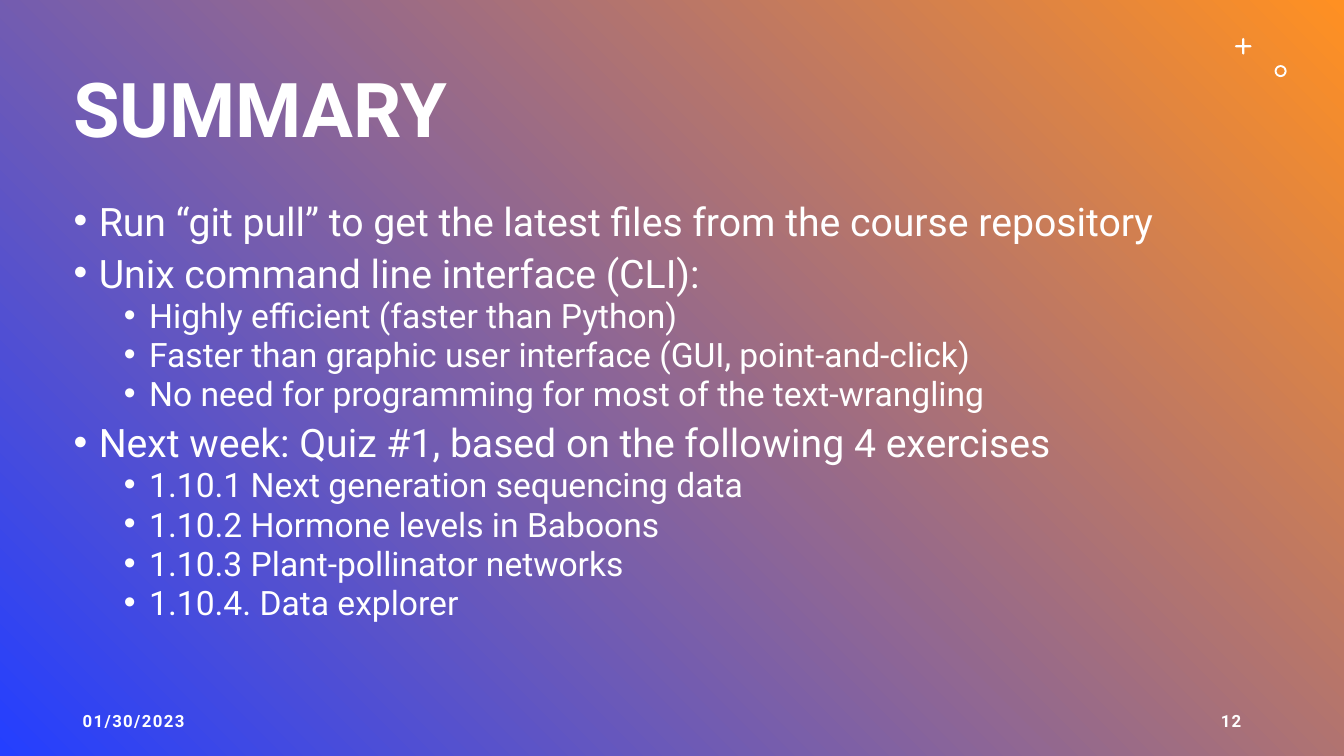
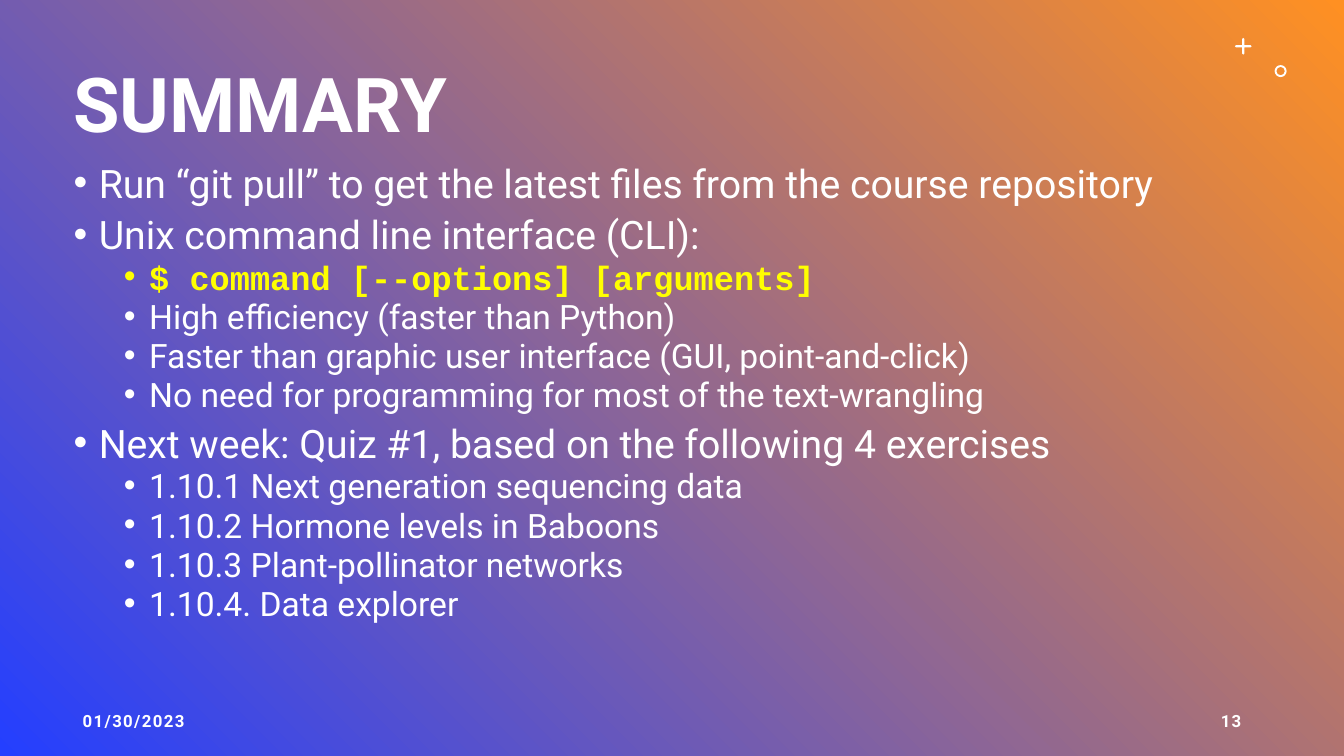
Before and after one commit to weigangq/CSB, a slide deck: slide 13 of weigang/part-1-intro-unix.pptx (slide 12 before the commit). Drawn at 1344x756 pixels with LibreOffice and Linux fonts; fonts in the diff are those of the drawing. Boxes give left, top, right and bottom in pixels: in the first picture for what was removed or moved away, otherwise in the second. Text is boxed around its words. In the diff, an @@ line names an element or a change of style, - is before the commit and + after.

Commit message:
slide updates

```diff
--- a/weigang/part-1-intro-unix.pptx
+++ b/weigang/part-1-intro-unix.pptx
@@ title "SUMMARY" moved from (x1=74, y1=82, x2=447, y2=138) to (x1=74, y1=77, x2=447, y2=133) @@
@@ text "Run “git pull” to get ..." moved from (x1=99, y1=206, x2=1153, y2=622) to (x1=99, y1=168, x2=1153, y2=623) @@
@@ text at (x1=149, y1=265, x2=815, y2=337): text changed @@
-  • Highly efficient (faster than Python)
+  • $ command [--options] [arguments]
+  • High efficiency (faster than Python)
@@ page number at (x1=1221, y1=715, x2=1242, y2=727): text changed @@
-12
+13
```
Also in this commit, not shown: 1 slide added, 1 other file.
